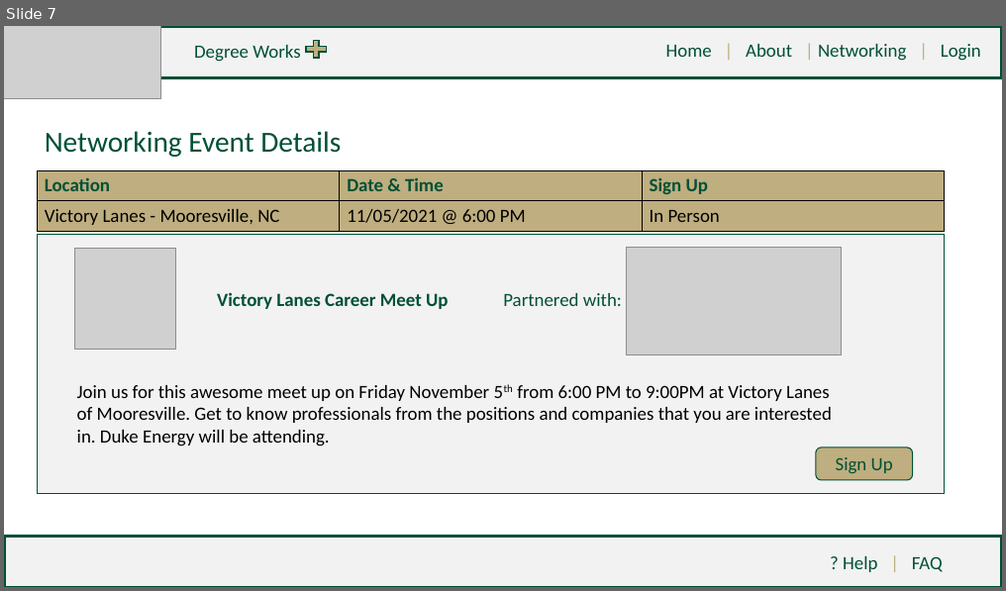
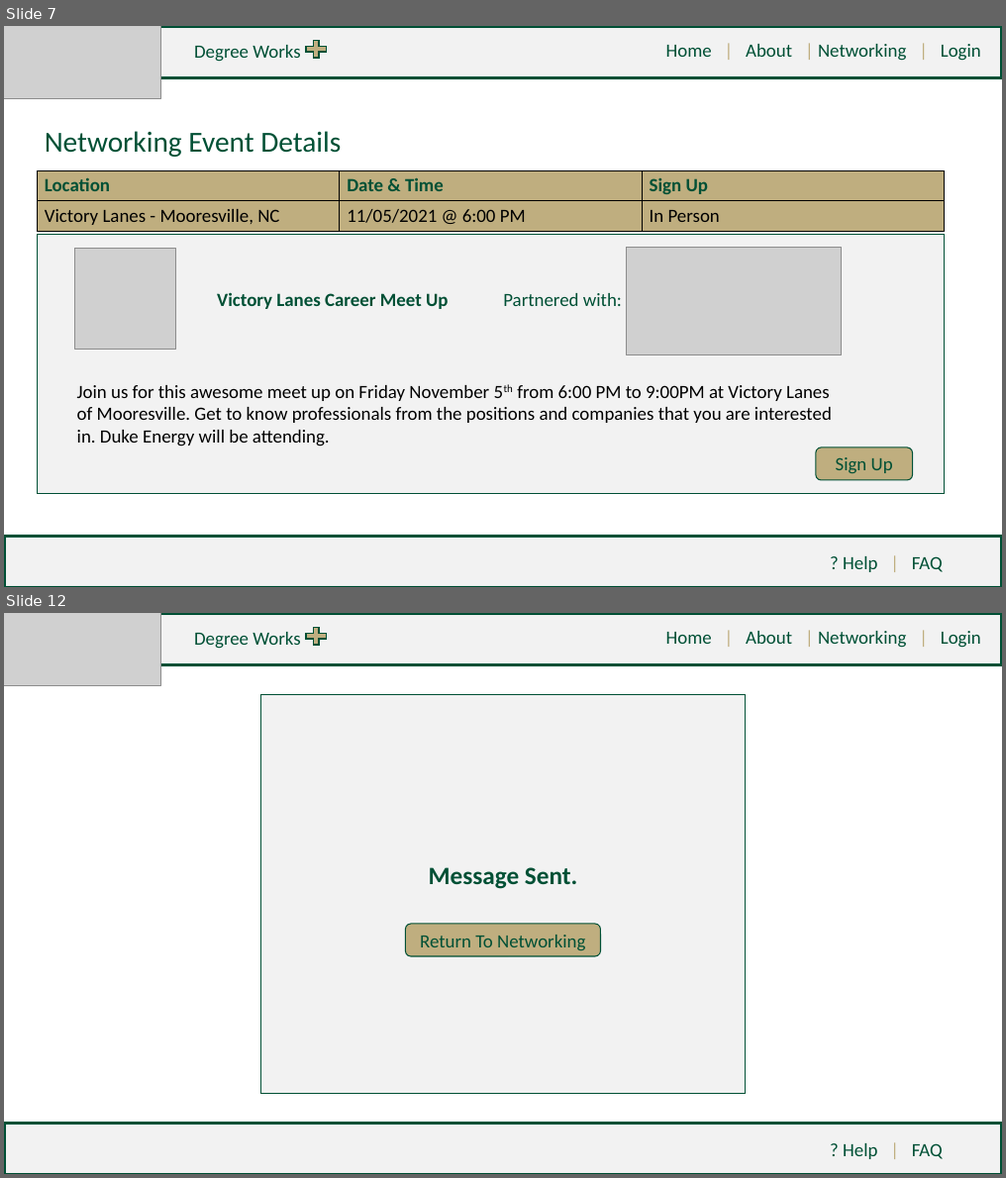
Before and after one commit to tcowie1/Group11-3155Repo, a slide deck: High-Fidelity/Group 11 - DegreeWorks PLUS High Fidelity.pptx. Shown one above the other, each under a label of ours: slide 7 before the commit, slides 7 and 12 after it; the slides between them are not shown. The pictures are 1006x591 and 1006x1178 pixels, drawn with LibreOffice and Linux fonts; fonts in the diff are those of the drawing; grey boxes stand for pictures. Boxes give left, top, right and bottom in pixels: in the first picture for what was removed or moved away, otherwise in the second. Text is boxed around its words. In the diff, an @@ line names an element or a change of style, - is before the commit and + after.

Commit message:
REV 2.03 Group 11 - Degree Works PLUS High Fidelity

```diff
--- a/High-Fidelity/Group 11 - DegreeWorks PLUS High Fidelity.pptx
+++ b/High-Fidelity/Group 11 - DegreeWorks PLUS High Fidelity.pptx
@@ slide 12 added at <box>4,613,1002,1174</box>, background #FFFFFF @@
@@ rectangle added at <box>4,613,1002,664</box>, fill #F2F2F2, outline #005035 3 pt @@
@@ picture added at <box>4,613,160,685</box> @@
@@ text added at <box>194,632,300,649</box>, 18 pt, text #005035 @@
+Degree Works
@@ plus sign added at <box>303,624,330,648</box>, fill #BFAE7F, outline #005035 1.5 pt @@
@@ text added at <box>666,631,981,648</box>, 18 pt, text #005035 @@
+Home | About | Networking | Login
@@ rectangle added at <box>260,694,746,1093</box>, fill #F2F2F2, outline #005035 1 pt @@
@@ text added at <box>429,867,577,889</box>, 24 pt, text #005035, bold @@
+Message Sent.
@@ rounded rectangle added at <box>405,924,601,957</box>, fill #BFAE7F, outline #005035 1 pt, 18 pt, text #005035 @@
+Return To Networking
@@ rectangle added at <box>4,1124,1002,1174</box>, fill #F2F2F2, outline #005035 3 pt @@
@@ text added at <box>843,1144,943,1159</box>, 18 pt, text #005035 @@
+? Help | FAQ
```
Also in this commit, not shown: 8 slides changed, 2 other slides added.
